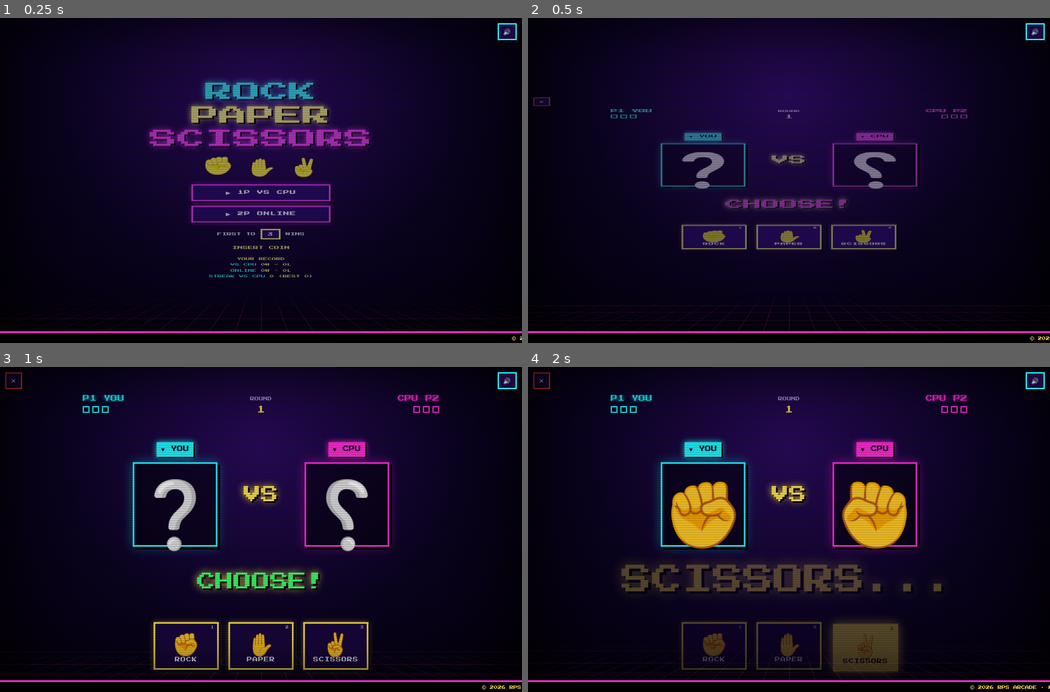
Above: before the commit, frames 1-4 (two rows, left to right).
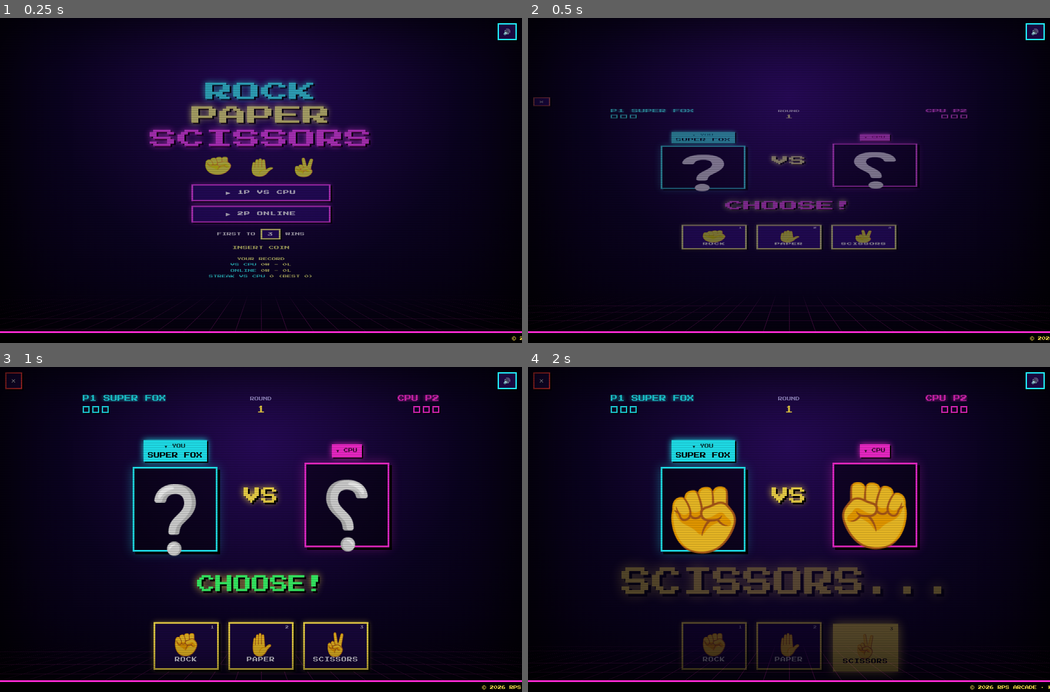
Above: after the commit, the same moments.

Repository: TalInbar87/Game
Game: browser game, page index.html
Same seed, same stepped clock (60 frames per second), same inputs: the game is played once before the commit and once after it.
Inputs (mouse positions are in pixels of both pictures, inside the frame that each line leads up to):
- Up to frame 1 (0.25 s): no input
- Up to frame 2 (0.5 s): click "▶ 1P VS CPU" at 0.27 s
- Up to frame 3 (1 s): no input
- Up to frame 4 (2 s): hold S 1.03-1.3 s; click (789, 555) at 1.07 s; tap Ctrl at 1.1, 1.6 s; hold S 1.35-1.68 s; click (684, 493) at 1.67 s; hold S from 1.73 s (still down)

Frame 1 is identical in both runs. In frame 2, 1.6% of the frame differs, in the area x 19-75%, y 27-59%; in frame 3, 3.7%; in frame 4, 5.0%, in the area x 17-80%, y 8-70%.

Commit message:
Default player names and a name step before joining an invite
- Every player gets a random arcade name (e.g. NEON FOX) until they type one;
  a dice button rolls a new one, and an emptied field keeps the last name
- Invite links no longer auto-join: the guest sees the room code, enters a
  name and presses JOIN (or Enter)
- Both sides send their name as soon as the connection opens
- Player tags show the role (YOU / RIVAL / CPU) above the name

Co-Authored-By: Claude Opus 5.5 <noreply@anthropic.com>
Claude-Session: https://claude.ai/code/session_01B9QexCjZ4LxfWposxPsViV

Diff:
--- a/game.js
+++ b/game.js
@@ -83,20 +83,40 @@
 };
 
 /* ---------- player names ---------- */
-const cleanName = (n) => String(n || '').toUpperCase().replace(/[^A-Z0-9 _\-!?.א-ת]/g, '').trim().slice(0, 10);
-let myName = cleanName(store.get('rps-name', ''));
+const cleanName = (n) => String(n || '').toUpperCase().replace(/[^A-Z0-9 _\-!?.א-ת]/g, '').trim().slice(0, 12);
+const NAME_A = ['NEON', 'PIXEL', 'TURBO', 'MEGA', 'HYPER', 'LASER', 'RETRO', 'COSMIC', 'ROBO', 'SUPER'];
+const NAME_B = ['FOX', 'CAT', 'NINJA', 'WOLF', 'BEE', 'OWL', 'TIGER', 'SHARK', 'BAT', 'YETI'];
+const pickOne = (arr) => arr[Math.floor(Math.random() * arr.length)];
+const randomName = () => cleanName(pickOne(NAME_A) + ' ' + pickOne(NAME_B));
+
+// Everyone gets a default arcade name until they type their own.
+let myName = cleanName(store.get('rps-name', '')) || randomName();
+store.set('rps-name', myName);
 let rivalName = '';
 
 function rivalLabel() {
   return state.mode === 'cpu' ? 'CPU' : rivalName || 'RIVAL';
 }
 
+function setTag(el, role, name) {
+  el.replaceChildren();
+  const r = document.createElement('div');
+  r.className = 'role';
+  r.textContent = '▼ ' + role;
+  el.appendChild(r);
+  if (name && name !== role) {
+    const n = document.createElement('div');
+    n.className = 'tag-name';
+    n.textContent = name;
+    el.appendChild(n);
+  }
+}
+
 function renderNames() {
-  const me = myName || 'YOU';
-  $('#n1').textContent = 'P1 ' + me;
+  $('#n1').textContent = 'P1 ' + myName;
   $('#n2').textContent = rivalLabel() + ' P2';
-  $('#t1').textContent = '▼ YOU';
-  $('#t2').textContent = '▼ ' + rivalLabel();
+  setTag($('#t1'), 'YOU', myName);
+  setTag($('#t2'), state.mode === 'cpu' ? 'CPU' : 'RIVAL', state.mode === 'cpu' ? '' : rivalLabel());
 }
 
 /* ---------- game state ---------- */
@@ -406,6 +426,7 @@
   wire(conn) {
     this.conn = conn;
     conn.on('open', () => {
+      this.send({ t: 'name', name: myName });
       if (this.isHost) {
         this.resetRounds();
         this.send({ t: 'start', target: state.target, name: myName });
@@ -512,6 +533,10 @@
 function status(text) { $('#online-status').textContent = text; }
 
 function resetLobby() {
+  $('#invite-msg').hidden = true;
+  $('#btn-host').hidden = false;
+  $('#or-sep').hidden = false;
+  $('#name-input').value = myName;
   $('#lobby-menu').hidden = false;
   $('#lobby-wait').hidden = true;
   status('');
@@ -542,8 +567,19 @@
 
 $('#name-input').value = myName;
 $('#name-input').addEventListener('input', (e) => {
-  myName = cleanName(e.target.value);
+  const typed = cleanName(e.target.value);
+  if (typed) { myName = typed; store.set('rps-name', myName); }
+});
+// An emptied field falls back to the last name instead of going nameless.
+$('#name-input').addEventListener('keydown', (e) => {
+  if (e.key === 'Enter' && !$('#invite-msg').hidden) net.join($('#room-input').value);
+});
+$('#name-input').addEventListener('blur', (e) => { e.target.value = myName; });
+$('#btn-dice').addEventListener('click', () => {
+  myName = randomName();
   store.set('rps-name', myName);
+  $('#name-input').value = myName;
+  sfx.select();
 });
 
 $('#btn-host').addEventListener('click', () => { sfx.select(); net.host(); });
@@ -587,7 +623,14 @@
 
 const roomParam = new URLSearchParams(location.search).get('room');
 if (roomParam) {
+  // Invite link: let the guest pick a name first, then JOIN.
+  const code = roomParam.toUpperCase().replace(/[^A-Z0-9]/g, '').slice(0, 5);
   show('online');
-  $('#room-input').value = roomParam.toUpperCase();
-  net.join(roomParam);
-}
+  $('#room-input').value = code;
+  $('#invite-msg').textContent = "YOU'RE INVITED TO ROOM " + code + '! ENTER YOUR NAME AND PRESS JOIN';
+  $('#invite-msg').hidden = false;
+  $('#btn-host').hidden = true;
+  $('#or-sep').hidden = true;
+  $('#name-input').focus();
+  $('#name-input').select();
+}
--- a/index.html
+++ b/index.html
@@ -45,10 +45,16 @@
     <!-- ONLINE LOBBY -->
     <section id="s-online" class="scene">
       <h2 class="title2">2P ONLINE</h2>
+      <p id="invite-msg" class="invite" hidden></p>
       <div id="lobby-menu" class="lobby-menu">
-        <input id="name-input" class="name-input" maxlength="10" placeholder="YOUR NAME" autocomplete="nickname" spellcheck="false" aria-label="Your name">
+        <label class="name-label" for="name-input">YOUR NAME</label>
+        <div class="join-row">
+          <input id="name-input" class="name-input" maxlength="12" placeholder="YOUR NAME" autocomplete="nickname" spellcheck="false">
+          <button id="btn-dice" class="small" aria-label="Random name" title="Random name">🎲</button>
+        </div>
+        <div class="lobby-sep"></div>
         <button id="btn-host">CREATE ROOM</button>
-        <div class="or">- OR -</div>
+        <div class="or" id="or-sep">- OR -</div>
         <div class="join-row">
           <input id="room-input" maxlength="5" placeholder="CODE" autocomplete="off" spellcheck="false" aria-label="Room code">
           <button id="btn-join">JOIN</button>
--- a/style.css
+++ b/style.css
@@ -196,7 +196,10 @@
 }
 input:focus { outline: none; box-shadow: 0 0 14px var(--yellow); }
 input::placeholder { color: #6b5c2a; }
-.name-input { width: 12em; font-size: 14px; letter-spacing: 2px; color: var(--cyan); border-color: var(--cyan); caret-color: var(--cyan); }
+.name-label { font-size: 10px; color: var(--cyan); margin-bottom: -8px; }
+.lobby-sep { height: 4px; width: 100%; max-width: 280px; background: repeating-linear-gradient(90deg, #4b3a8a 0 8px, transparent 8px 14px); }
+.invite { margin: 0; font-size: 11px; line-height: 1.8; color: var(--green); text-shadow: 0 0 10px var(--green); max-width: 520px; }
+.name-input { width: 10em; font-size: 14px; letter-spacing: 2px; color: var(--cyan); border-color: var(--cyan); caret-color: var(--cyan); }
 .name-input::placeholder { color: #1f6b70; }
 .code {
   font-size: clamp(32px, 10vw, 56px);
@@ -264,7 +267,7 @@
 .fighter.lose { color: var(--red); filter: grayscale(.8) brightness(.55); }
 
 /* who is who */
-.slot { position: relative; display: flex; flex-direction: column; align-items: center; gap: 12px; }
+.slot { position: relative; max-width: 40vw; display: flex; flex-direction: column; align-items: center; gap: 12px; }
 .tag {
   font-size: clamp(10px, 2.6vw, 14px);
   padding: 8px 10px;
@@ -275,6 +278,8 @@
   overflow: hidden;
   text-overflow: ellipsis;
 }
+.tag .role { font-size: .75em; opacity: .75; }
+.tag .tag-name { margin-top: 6px; overflow: hidden; text-overflow: ellipsis; }
 .slot-me .tag    { background: var(--cyan);  box-shadow: 3px 3px 0 #000, 0 0 14px var(--cyan); }
 .slot-rival .tag { background: var(--pink);  box-shadow: 3px 3px 0 #000, 0 0 14px var(--pink); }
 
